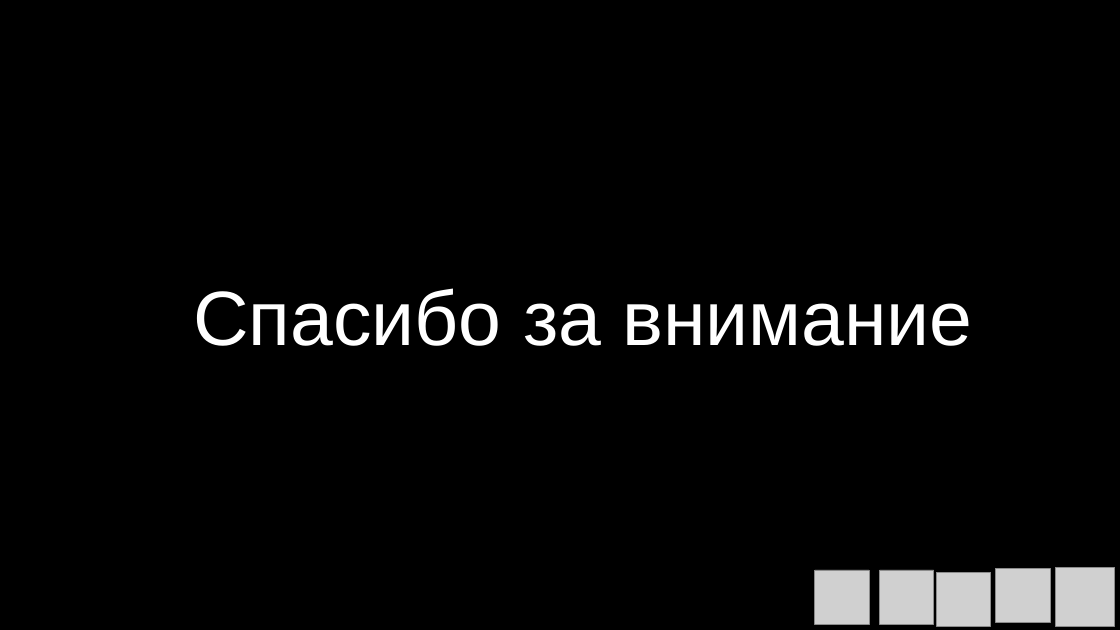
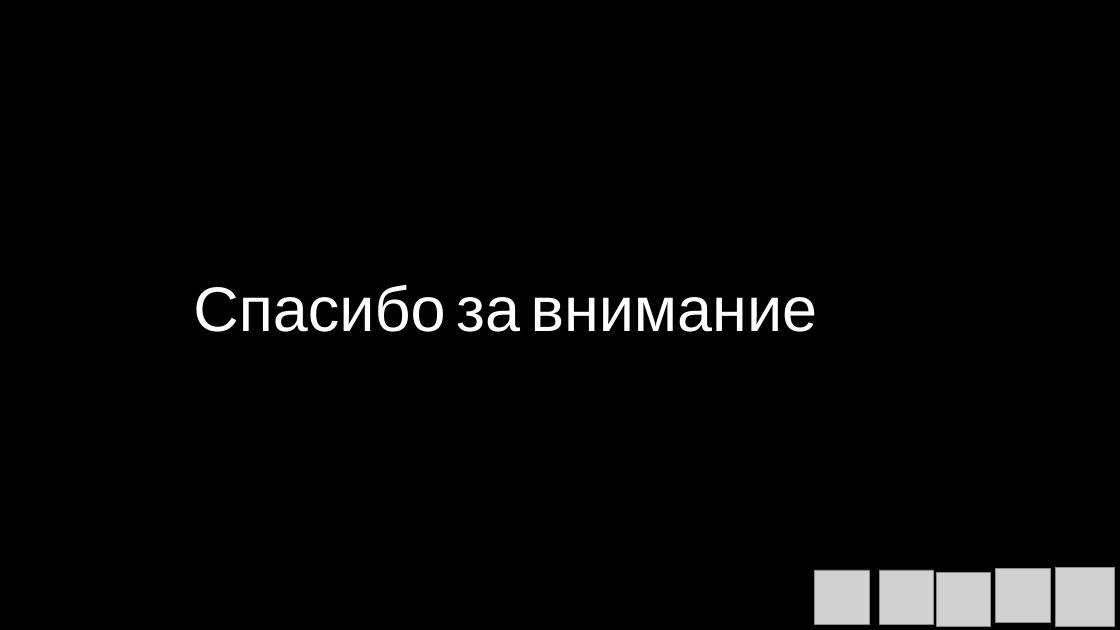
Before and after one commit to voronov-nikita/teplica-predprof, a slide deck: slide 7 of документация и презентация/Автоматизированная система удаленного управления теплицей.pptx. Drawn at 1120x630 pixels with LibreOffice and Linux fonts; fonts in the diff are those of the drawing; grey boxes stand for pictures; background and template pictures are left out. Boxes give left, top, right and bottom in pixels: in the first picture for what was removed or moved away, otherwise in the second. Text is boxed around its words. In the diff, an @@ line names an element or a change of style, - is before the commit and + after.

```diff
--- a/документация и презентация/Автоматизированная система удаленного управления теплицей.pptx
+++ b/документация и презентация/Автоматизированная система удаленного управления теплицей.pptx
@@ text "Спасибо за внимание" at [193,285,818,332]: size 66 to 54 pt @@
```
Also in this commit, not shown: 2 other slides changed.
